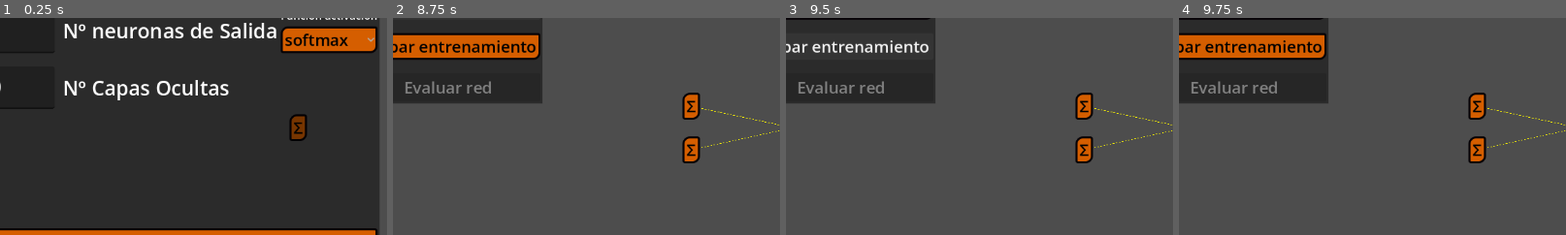
Above: before the commit, frames 1-4 (left to right).
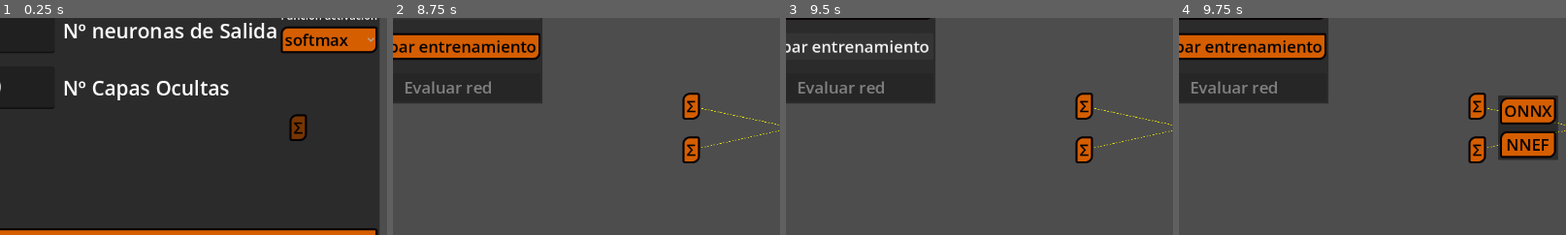
Above: after the commit, the same moments.

Repository: HectorAldao/visualizing_machine_learning
Game: Godot game, scene res://scenes/views/nn_view/nn_view.tscn
Same seed, same stepped clock (60 frames per second), same inputs: the game is played once before the commit and once after it. This scene is started directly instead of the project's main scene.
Inputs:
- Up to frame 1 (0.25 s): no input
- Up to frame 2 (8.75 s): click "-" at 0.5 s; click "softmax" at 1.25 s; click "Σ" at 2 s; click "Cargar Red" at 2.75 s; click "+" at 3.5 s; click "Previsualizar red" at 4.25 s; click "Σ" at 5 s; click "Entrenar Red" at 5.75 s; click "Siguiente neurona" at 6.5 s; click "Siguiente capa" at 7.25 s; click "Siguiente paso" at 8 s
- Up to frame 3 (9.5 s): click "Acabar entrenamiento" at 8.75 s
- Up to frame 4 (9.75 s): click "Guardar Red" at 9.5 s
The pictures show only the part of the screen within x 5-55%, y 25-75%; the shares and areas given below are measured in that part.

Frames 1-3 are identical in both runs. In frame 4, 4.6% of the frame differs, in the area x 82-98%, y 35-66%.

Commit message:
feat: export panel

Diff:
--- /dev/null
+++ b/godot_project/scenes/interface/nn/panel_export_format/panel_export_format.gd
@@ -0,0 +1,19 @@
+extends PanelContainer
+
+
+@onready var onnx_button: Button = $VBoxContainer/ONNXButton
+@onready var nnef_button: Button = $VBoxContainer/NNEFButton
+
+func _ready() -> void:
+	onnx_button.pressed.connect(_on_onnx_pressed)
+	nnef_button.pressed.connect(_on_nnef_pressed)
+
+
+func _on_onnx_pressed() -> void:
+	SignalsObserver.export_onnx.emit()
+	visible = false
+
+
+func _on_nnef_pressed() -> void:
+	SignalsObserver.export_nnef.emit()
+	visible = false
--- /dev/null
+++ b/godot_project/scenes/interface/nn/panel_export_format/panel_export_format.tscn
@@ -0,0 +1,18 @@
+[gd_scene format=3 uid="uid://ph5tvag4oa6d"]
+
+[ext_resource type="Script" uid="uid://ct78cpvwgtkpe" path="res://scenes/interface/nn/panel_export_format/panel_export_format.gd" id="1_r1x3a"]
+
+[node name="PanelExportFormat" type="PanelContainer" unique_id=2111158799]
+script = ExtResource("1_r1x3a")
+
+[node name="VBoxContainer" type="VBoxContainer" parent="." unique_id=1261785436]
+layout_mode = 2
+theme_override_constants/separation = 10
+
+[node name="ONNXButton" type="Button" parent="VBoxContainer" unique_id=1496879758]
+layout_mode = 2
+text = "ONNX"
+
+[node name="NNEFButton" type="Button" parent="VBoxContainer" unique_id=1483863745]
+layout_mode = 2
+text = "NNEF"
--- a/godot_project/scenes/views/nn_view/nn_view.gd
+++ b/godot_project/scenes/views/nn_view/nn_view.gd
@@ -5,6 +5,7 @@
 @onready var create_nn_menu: PanelContainer = $CreateNnMenu
 @onready var dataset_selecion_menu: PanelContainer = $PanelDatasetSelection
 @onready var panel_trainin_nn: PanelContainer = $PanelTrainingNn
+@onready var panel_export_format: PanelContainer = $PanelExportFormat
 @onready var window_nn: WindowNn = $WindowNn
 
 var state: String = "create_nn"  # Other values: train_nn, evaluate_nn
@@ -34,10 +35,14 @@
 	# Dataset selection info
 	SignalsObserver.dataset_selected_nn.connect(_on_dataset_selected)
 
+	# Save nn pressed
+	SignalsObserver.save_nn.connect(_on_save_nn_pressed)
+
 	create_nn_menu.visible = true
 	dataset_selecion_menu.visible = true
 	panel_algorithm_nn.visible = false
 	panel_trainin_nn.visible = false
+	panel_export_format.visible = false
 	window_nn.visible = false
 
 	_center_nn()
@@ -208,3 +213,6 @@
 			return str(key)
 
 	return ""
+
+func _on_save_nn_pressed() -> void:
+	panel_export_format.visible = not panel_export_format.visible
--- a/godot_project/scenes/views/nn_view/nn_view.tscn
+++ b/godot_project/scenes/views/nn_view/nn_view.tscn
@@ -7,6 +7,7 @@
 [ext_resource type="PackedScene" uid="uid://b53esskdnv1b2" path="res://scenes/interface/nn/panel_dataset_selection/panel_dataset_selection.tscn" id="5_u7vn5"]
 [ext_resource type="PackedScene" uid="uid://bciy4mexxcgpl" path="res://scenes/interface/nn/panel_training_nn/panel_training_nn.tscn" id="6_63jeq"]
 [ext_resource type="PackedScene" uid="uid://c5d88cv8owt2d" path="res://scenes/interface/nn/window_nn/window_nn.tscn" id="6_d8qv5"]
+[ext_resource type="PackedScene" uid="uid://ph5tvag4oa6d" path="res://scenes/interface/nn/panel_export_format/panel_export_format.tscn" id="7_qsqlw"]
 
 [node name="NnView" type="Control" unique_id=318267333]
 layout_mode = 3
@@ -72,6 +73,21 @@
 offset_bottom = 46.0
 grow_horizontal = 0
 
+[node name="PanelExportFormat" parent="." unique_id=2111158799 instance=ExtResource("7_qsqlw")]
+visible = false
+layout_mode = 1
+anchors_preset = 8
+anchor_left = 0.5
+anchor_top = 0.5
+anchor_right = 0.5
+anchor_bottom = 0.5
+offset_left = -44.5
+offset_top = -48.0
+offset_right = 44.5
+offset_bottom = 48.0
+grow_horizontal = 2
+grow_vertical = 2
+
 [node name="WindowNn" parent="." unique_id=789302501 instance=ExtResource("6_d8qv5")]
 position = Vector2i(905, 253)
 visible = false
--- /dev/null
+++ b/godot_project/scripts/exporters/nnef_exporter.gd
@@ -0,0 +1,86 @@
+class_name NNEFExporter extends RefCounted
+
+
+# Mapeo de activaciones según tu especificación
+const ACTIVATIONS = {
+	0: "relu",
+	1: "sigmoid",
+	2: "softmax",
+	3: "identity"
+}
+
+func export_to_nnef(path: String, weights: Dictionary, activations: Dictionary) -> void:
+	var file = FileAccess.open(path, FileAccess.WRITE)
+	if not file:
+		push_error("No se pudo crear el archivo NNEF")
+		return
+
+	# Standart header
+	file.store_line("version 1.0;")
+	file.store_line("")
+
+	# Get sorted ids
+	var layer_ids = _get_sorted_layer_ids(weights.keys())
+
+	# Graph definition
+	# Asume that input s name is input and output s output
+	file.store_line("graph network(input) -> (output)")
+	file.store_line("{")
+
+	# Define input
+	# Asume that the input size is the input of the first array of weights
+	var input_size = weights[1].size() # Filas de la primera capa oculta = neuronas entrada
+	file.store_line("\tinput = external(shape = [1, %d]);" % input_size)
+
+	var last_tensor_name = "input"
+
+	# Iterate over the layers to generate operations
+	for i in range(1, layer_ids.size()):
+		var id = layer_ids[i]
+		var layer_weights = weights[id]
+		var activation_id = activations[id]
+
+		var rows = layer_weights.size()
+		var cols = layer_weights[0].size()
+
+		# NNEF requieres to define the weight as variables
+		var weight_var = "w_" + str(id).replace("-", "out")
+		file.store_line("\t%s = variable(shape = [%d, %d], label = '%s');" % [weight_var, rows, cols, weight_var])
+
+		# Matmul
+		var linear_output = "z_" + str(id).replace("-", "out")
+		file.store_line("\t%s = matmul(%s, %s);" % [linear_output, last_tensor_name, weight_var])
+
+		# Activation operation
+		var act_func = ACTIVATIONS.get(activation_id, "identity")
+		var act_output = "a_" + str(id).replace("-", "out")
+
+		if id == -1: act_output = "output" # Las layer is the final output
+
+		if act_func == "identity":
+			file.store_line("\t%s = %s;" % [act_output, linear_output])
+		else:
+			file.store_line("\t%s = %s(%s);" % [act_output, act_func, linear_output])
+
+		last_tensor_name = act_output
+
+	file.store_line("}")
+	file.close()
+	print("Archivo NNEF exportado exitosamente en: ", path)
+
+## Sorts the layers
+func _get_sorted_layer_ids(keys: Array) -> Array:
+	var sorted_keys = []
+	var hidden_and_in = []
+
+	for k in keys:
+		if k >= 0:
+			hidden_and_in.append(k)
+
+	hidden_and_in.sort()
+	sorted_keys.append_array(hidden_and_in)
+
+	if -1 in keys:
+		sorted_keys.append(-1)
+
+	return sorted_keys
--- /dev/null
+++ b/godot_project/scripts/exporters/onnx_exporter.gd
@@ -0,0 +1,102 @@
+class_name ONNXExporter
+extends RefCounted
+
+# Mapeo de activaciones según tu especificación
+const ACTIVATION_MAP = {
+	0: "Relu",
+	1: "Sigmoid",
+	2: "Softmax",
+	3: "Identity"
+}
+
+func export_network(weights: Dictionary, activations: Dictionary, file_path: String) -> void:
+	var layer_ids = weights.keys()
+	layer_ids.sort()
+
+	# Reorganizar para que -1 (salida) esté al final
+	if layer_ids.has(-1):
+		layer_ids.erase(-1)
+		layer_ids.append(-1)
+
+	var onnx_graph = {
+		"ir_version": 8, # Versión estándar de ONNX
+		"producer_name": "Godot_NN_Trainer",
+		"graph": {
+			"node": [],
+			"initializer": [],
+			"input": [],
+			"output": []
+		}
+	}
+
+	# Iterar para construir el grafo
+	for i in range(layer_ids.size()):
+		var current_id = layer_ids[i]
+		var next_id = layer_ids[i+1] if i + 1 < layer_ids.size() else null
+
+		var current_weights = weights[current_id]
+		var activation_id = activations.get(current_id, 3) # Default Identity
+
+		# 1. Definir Initializers (Pesos)
+		# En ONNX, los pesos son tensores. Convertimos Array[Array] a Array plano.
+		var flattened_weights = []
+		var shape = [current_weights.size(), 0]
+		if current_weights.size() > 0:
+			shape[1] = current_weights[0].size()
+			for row in current_weights:
+				flattened_weights.append_array(row)
+
+		var weight_name = "W" + str(current_id)
+		onnx_graph.graph.initializer.append({
+			"name": weight_name,
+			"data_type": 1, # float32
+			"dims": shape,
+			"float_data": flattened_weights
+		})
+
+		# 2. Definir Nodos (Operación MatMul + Activación)
+		var input_name = "input_" + str(current_id) if i == 0 else "act_" + str(layer_ids[i-1])
+		var matmul_output = "matmul_" + str(current_id)
+		var act_output = "act_" + str(current_id)
+
+		# Nodo de multiplicación de matrices: Y = W \cdot X
+		onnx_graph.graph.node.append({
+			"input": [input_name, weight_name],
+			"output": [matmul_output],
+			"op_type": "MatMul",
+			"name": "MatMul_" + str(current_id)
+		})
+
+		# Nodo de activación
+		onnx_graph.graph.node.append({
+			"input": [matmul_output],
+			"output": [act_output],
+			"op_type": ACTIVATION_MAP[activation_id],
+			"name": "Activation_" + str(current_id)
+		})
+
+		# 3. Definir Entradas y Salidas globales
+		if i == 0:
+			onnx_graph.graph.input.append({
+				"name": input_name,
+				"type": { "tensor_type": { "elem_type": 1, "shape": { "dim": [{ "dim_value": shape[1] }] } } }
+			})
+
+		if next_id == null: # Es la última capa (-1)
+			onnx_graph.graph.output.append({
+				"name": act_output,
+				"type": { "tensor_type": { "elem_type": 1, "shape": { "dim": [{ "dim_value": shape[0] }] } } }
+			})
+
+	# Guardar archivo
+	_save_json(onnx_graph, file_path)
+
+func _save_json(data: Dictionary, path: String) -> void:
+	var file = FileAccess.open(path, FileAccess.WRITE)
+	if file:
+		var json_string = JSON.stringify(data, "\t")
+		file.store_string(json_string)
+		file.close()
+		print("Modelo exportado exitosamente a: ", path)
+	else:
+		printerr("Error al abrir el archivo para escritura.")
--- /dev/null
+++ b/godot_project/scripts/importers/nnef_importer.gd
@@ -0,0 +1 @@
+extends Node
--- /dev/null
+++ b/godot_project/scripts/importers/onnx_importer.gd
@@ -0,0 +1 @@
+extends Node
--- a/godot_project/scripts/signals_observer.gd
+++ b/godot_project/scripts/signals_observer.gd
@@ -61,4 +61,8 @@
 # panel training nn
 signal save_nn
 
+# panel export format
+signal export_onnx
+signal export_nnef
+
 @warning_ignore_restore("unused_signal")
Not shown, added: godot_project/scenes/interface/nn/panel_export_format/panel_export_format.gd.uid
Not shown, added: godot_project/scripts/exporters/nnef_exporter.gd.uid
Not shown, added: godot_project/scripts/exporters/onnx_exporter.gd.uid
Not shown, added: godot_project/scripts/importers/nnef_importer.gd.uid
Not shown, added: godot_project/scripts/importers/onnx_importer.gd.uid
